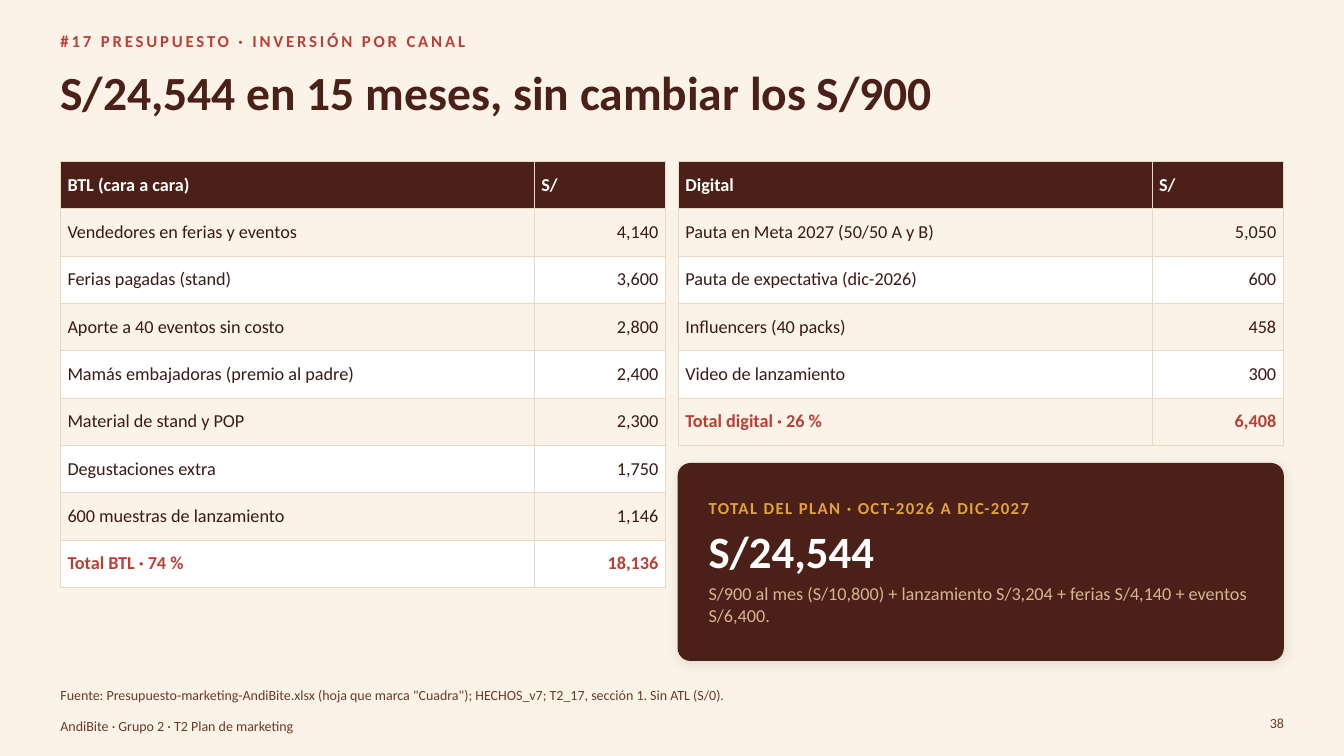
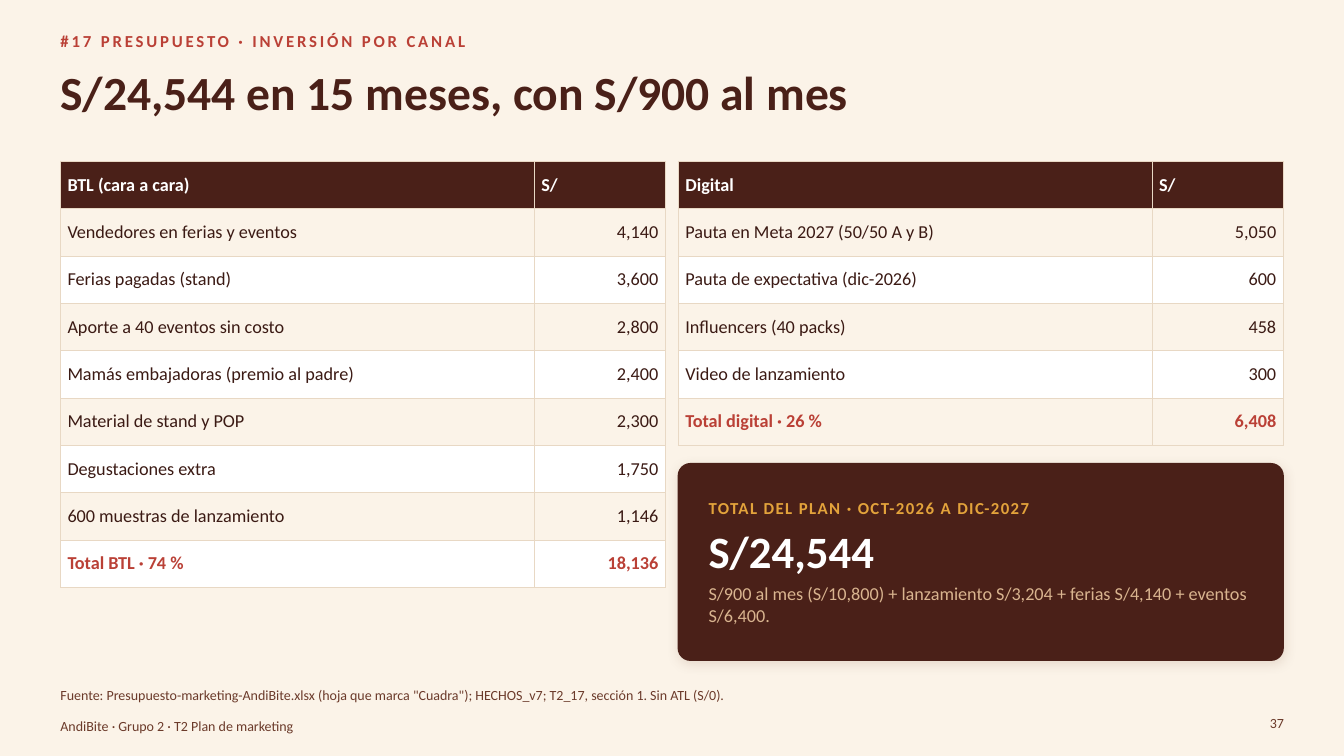
Before and after one commit to Darknow-web/Desarrollo-y-lanzamiento-de-producto-y-marca, a slide deck: slide 37 of 04-reformulacion/T2/T2_22_Plan-de-marketing-AndiBite.pptx (slide 38 before the commit). Drawn at 1344x756 pixels with LibreOffice and Linux fonts; fonts in the diff are those of the drawing; background and template pictures are left out. Boxes give left, top, right and bottom in pixels: in the first picture for what was removed or moved away, otherwise in the second. Text is boxed around its words. In the diff, an @@ line names an element or a change of style, - is before the commit and + after.

```diff
--- a/04-reformulacion/T2/T2_22_Plan-de-marketing-AndiBite.pptx
+++ b/04-reformulacion/T2/T2_22_Plan-de-marketing-AndiBite.pptx
@@ title at bbox=[60, 76, 848, 117]: text changed @@
-S/24,544 en 15 meses, sin cambiar los S/900
+S/24,544 en 15 meses, con S/900 al mes
@@ page number at bbox=[1270, 719, 1284, 728]: text changed @@
-38
+37
```
Also in this commit, not shown: 10 other slides changed, 2 slides added, 2 slides removed, 3 other files.
